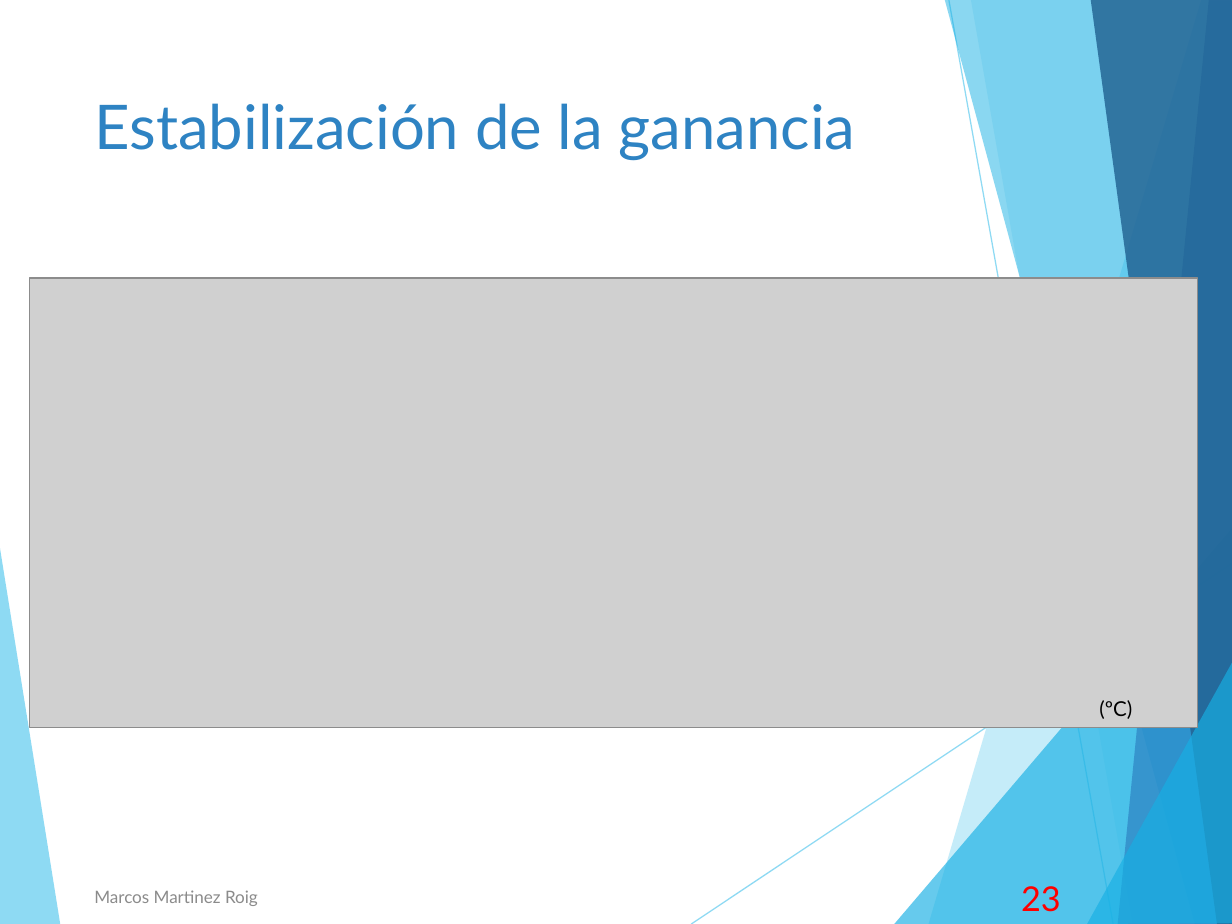
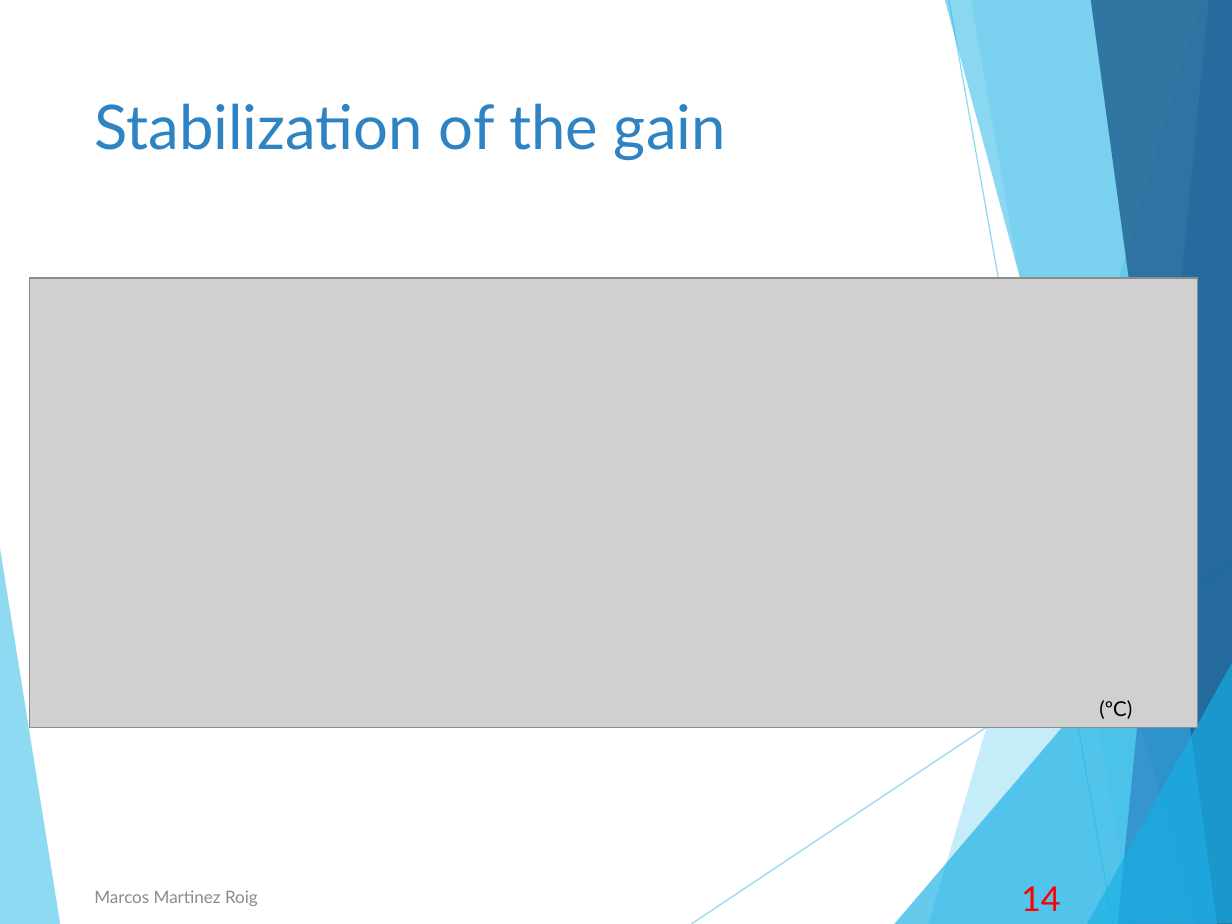
Before and after one commit to josediaz56/TFM-Marcos, a slide deck: slide 17 of Burdeos/presentación1.pptx. Drawn at 1232x924 pixels with LibreOffice and Linux fonts; fonts in the diff are those of the drawing; grey boxes stand for pictures. Boxes give left, top, right and bottom in pixels: in the first picture for what was removed or moved away, otherwise in the second. Text is boxed around its words. In the diff, an @@ line names an element or a change of style, - is before the commit and + after.

```diff
--- a/Burdeos/presentación1.pptx
+++ b/Burdeos/presentación1.pptx
@@ title at (94,103,726,161): text changed @@
-Estabilización de la ganancia
+Stabilization of the gain
@@ text at (1021,886,1061,911): text changed @@
-23
+14
```
Also in this commit, not shown: 4 other slides changed, 3 slides added, 1 other file.
